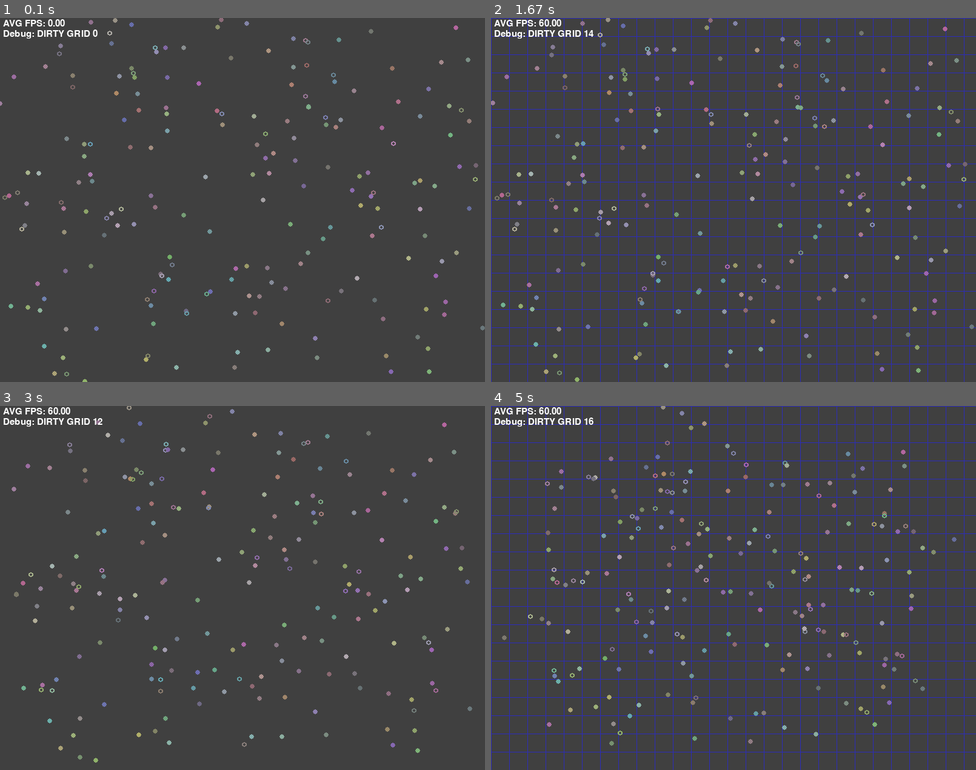
Above: before the commit, frames 1-4 (two rows, left to right).
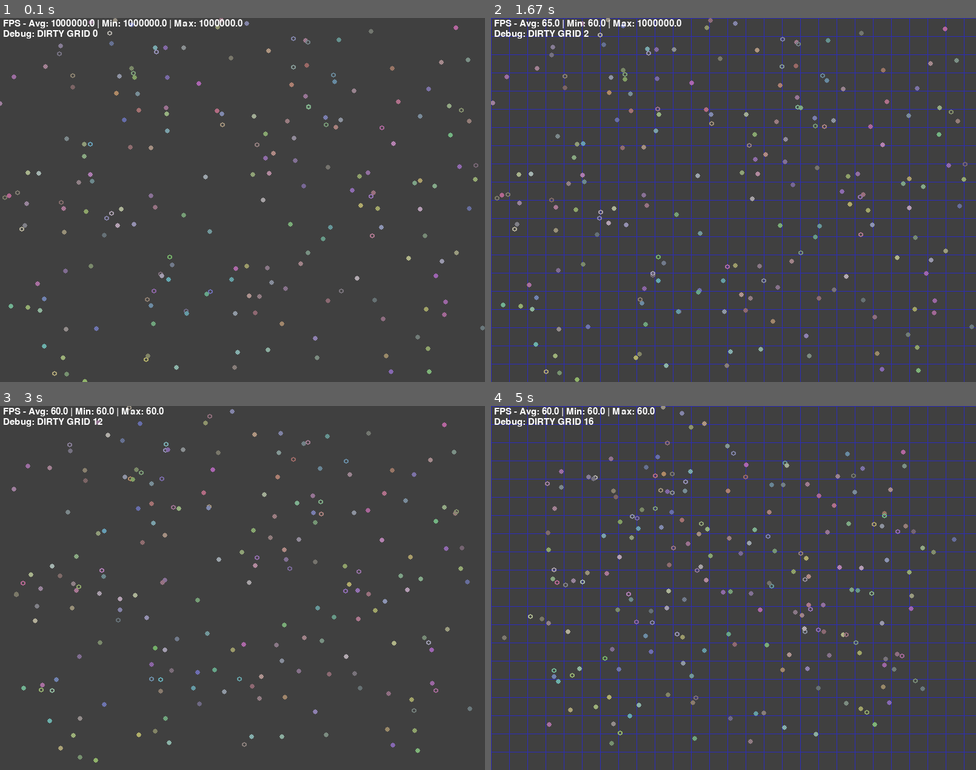
Above: after the commit, the same moments.

Repository: yangyu19840716/YYPygame
Game: pygame game, started from src/Main.py
Same seed, same stepped clock (60 frames per second), same inputs: the game is played once before the commit and once after it.
Inputs (mouse positions are in pixels of both pictures, inside the frame that each line leads up to):
- Up to frame 1 (0.1 s): no input
- Up to frame 2 (1.67 s): tap Space at 0.33 s; press the mouse at (791, 232) at 0.7 s; move the mouse to (699, 149) at 0.8 s; release the mouse at (607, 65) at 0.93 s; hold Esc 1-1.47 s; press the mouse at (791, 232) at 1.53 s; move the mouse to (723, 156) at 1.63 s
- Up to frame 3 (3 s): release the mouse at (164, 467) at 1.77 s; hold Esc 1.83-2.3 s; tap Space at 2.33 s; hold Space from 2.67 s (still down)
- Up to frame 4 (5 s): release Space at 3.13 s; tap Space at 3.17, 3.5 s; hold Space 3.83-4.3 s; hold Space 4.33-4.8 s; press the mouse at (791, 620) at 4.87 s; move the mouse to (680, 566) at 4.97 s

The runs differ from the first frame. In frame 1, 0.7% of the frame differs, in the area x 0-99%, y 0-99%; in frame 2, 0.5%; in frame 3, 0.4%; in frame 4, 0.5%.

Commit message:
使用 AI 优化一下结构

Diff:
--- a/src/Actor.py
+++ b/src/Actor.py
@@ -40,6 +40,7 @@
 		self.my_leader = None				# 通常为
 		# self.grid_followers = []  		# grid list, 被 leader 指定为 nearest_neighbour, 改变 grid 的时候重置
 		self.is_leader = False  			# 被 grid 指定为 leader_actor, 改变 grid 的时候重置
+		self.is_assistant = False			# 被 grid 指定为 assistant_actor, 改变 grid 的时候重置
 		self.grid = None
 		self.actor_dirty = True  			# 位置改变会 dirty
 		self.picked = False
@@ -116,62 +117,52 @@
 		self.actor_speed_dir.normalize()
 
 	# 根据目标距离更新速度，目标远加速，直到速度上限，距离近减速
-	def update_speed(self, length_squared):
-		dis2_f = 0.04
-		speed_f = 0.5
-
-		if self.actor_speed > 0 and length_squared / (self.actor_speed * self.actor_speed) < dis2_f:
-			self.actor_speed *= speed_f
+	def update_speed(self, length_squared, dt):
+		if self.actor_speed > 0 and length_squared < 0.04 * (self.actor_speed * self.actor_speed):
+			self.actor_speed *= 0.5
 		else:
-			self.actor_speed += SPEED_ACC_RATE * Const.ENGINE.frame_time
+			self.actor_speed += SPEED_ACC_RATE * dt
 
 		if self.actor_speed > MAX_SPEED:
 			self.actor_speed = MAX_SPEED
 
-	def update(self):
+	def update(self, dt):
 		if self.target_pos is None:
 			return
 
-		dt = Const.ENGINE.frame_time
+		# Calculate potential movement
+		move_vec = self.actor_speed_dir * (self.actor_speed * dt)
 
-		self.actor_pos.x = self.actor_pos.x + self.actor_speed_dir.x * self.actor_speed * dt
-		self.actor_pos.y = self.actor_pos.y + self.actor_speed_dir.y * self.actor_speed * dt
-		dx = self.actor_pos.x - self.draw_pos.x
-		dy = self.actor_pos.y - self.draw_pos.y
-		d2 = dx * dx + dy * dy
+		# Apply movement
+		self.actor_pos += move_vec
 
+		# Boundary wrap
+		self.actor_pos.x %= Const.WIDTH
+		self.actor_pos.y %= Const.HEIGHT
+
+		# Target direction and distance
 		target_dir = self.target_pos - self.actor_pos
 		dis2 = target_dir.length_squared()
 
-		if d2 > dis2:
-			self.draw_pos.x, self.draw_pos.y = self.actor_pos.x, self.actor_pos.y = self.target_pos.x, self.target_pos.y
-			self.actor_speed_dir.x = self.actor_speed_dir.y = 0
-			# self.speed_dir_n.x = self.speed_dir_n.y = 0
+		# Check if reached target
+		if move_vec.length_squared() > dis2:
+			self.actor_pos = Vector2(self.target_pos)
+			self.draw_pos = Vector2(self.target_pos)
+			self.actor_speed_dir = Vector2(0, 0)
 			self.actor_speed = 0
 			self.target_pos = None
 			self.actor_dirty = True
-
 			self.rand_target()
 			return
 
-		if self.actor_pos.x > Const.WIDTH:
-			self.actor_pos.x -= int(self.actor_pos.x / Const.WIDTH) * Const.WIDTH
-		elif self.actor_pos.x < 0:
-			self.actor_pos.x += (int(-self.actor_pos.x / Const.WIDTH) + 1) * Const.WIDTH
-		if self.actor_pos.y > Const.HEIGHT:
-			self.actor_pos.y -= int(self.actor_pos.y / Const.HEIGHT) * Const.HEIGHT
-		elif self.actor_pos.y < 0:
-			self.actor_pos.y += (int(-self.actor_pos.y / Const.HEIGHT) + 1) * Const.HEIGHT
-
-		if d2 > 0.5:
-			# 小于一个像素不移动
-			self.draw_pos.x, self.draw_pos.y = self.actor_pos.x, self.actor_pos.y
+		# Fix: Use cumulative distance from last draw position instead of single-frame delta
+		# This ensures movement is visible even at very high FPS where single-frame delta is tiny
+		if (self.actor_pos - self.draw_pos).length_squared() > 0.04:
+			self.draw_pos = Vector2(self.actor_pos)
 			self.actor_dirty = True
 
 		if dis2 > 0:
-			# if Actor.RAND_SPEED_DIR:
-			# 	self.rand_speed(target_dir)
-			self.update_speed(dis2)
+			self.update_speed(dis2, dt)
 
 	def in_actor(self, x, y):
 		size = SIZE + PICK_SIZE_EXTEND
@@ -187,14 +178,20 @@
 		self.picked = False
 
 	def draw(self):
-		w = 2
-		if self.is_leader:
-			w = 4
-		Graph.draw_circle(self.draw_pos, self.draw_size, w, self.draw_color)
+		width = 4 if self.is_leader else 2
+		pygame.draw.circle(Graph.screen, self.draw_color, self.draw_pos, self.draw_size, width)
 
 	def get_neighbours_from_grid(self):
 		neighbours = list(self.grid.actors_in_grid)
+		main_grid_actor_num = len(neighbours)
+		has_assistant = main_grid_actor_num > 1
+		assistant_range = 0
+		assistant_dis = None
+		if len(self.grid.grid_neighbours):
+			assistant_dis = self.grid.grid_neighbours[0]
 		for neighbour_grids in self.grid.grid_neighbours:
+			if assistant_dis == neighbour_grids[0]:
+				assistant_range += len(neighbour_grids[1])
 			for neighbour_grid in neighbour_grids[1]:
 				neighbours.extend(neighbour_grid.actors_in_grid)
 
--- a/src/Core/Const.py
+++ b/src/Core/Const.py
@@ -16,11 +16,7 @@
 VISION_SIZE = 120  # 单位: pixel
 ACTOR_NUM = 200
 
-ENGINE = None
-SCREEN = None
-SCENE = None
-GAME = None
-
+# Path configuration
 ROOT_PATH = os.getcwd() + '/'
-RES_PATH = ROOT_PATH + 'res'
-TMP_PATH = ROOT_PATH + 'tmp'
+RES_PATH = os.path.join(ROOT_PATH, 'res')
+TMP_PATH = os.path.join(ROOT_PATH, 'tmp')
--- a/src/Core/Engine.py
+++ b/src/Core/Engine.py
@@ -3,6 +3,7 @@
 import pygame
 import time
 from Core import Const
+from Core.Graph import Graph
 from Core.Singleton import Singleton
 
 L_MOUSE_BUTTON = 1
@@ -10,19 +11,18 @@
 R_MOUSE_BUTTON = 3
 
 
-def get_debug_module():
-	try:
-		import Debug
-		Debug.import_all()
-		return Debug
-	except ImportError:
-		print('DebugModule is disabled.')
-		# import traceback
-		# traceback.print_exc()
-		return None
+DebugModule = None
 
-
-DebugModule = get_debug_module()
+def ensure_debug_module():
+	global DebugModule
+	if DebugModule is None:
+		try:
+			import Debug
+			Debug.import_all()
+			DebugModule = Debug
+		except (ImportError, AttributeError) as e:
+			print(f'DebugModule is disabled: {e}')
+			DebugModule = None
 
 
 # noinspection PyUnusedLocal
@@ -54,15 +54,13 @@
 
 		self._lock_fps = do_nothing
 		self.pick = do_nothing
+		self.cancel_callback = do_nothing
 
-	def init(self):
+	def init_display(self):
 		self.screen = pygame.display.set_mode((self.screen_width, self.screen_height))
+		Graph.init(self.screen)
 
-		# self.screen.fill(self.bg_color)
-
-		Const.ENGINE = self
-		Const.SCREEN = self.screen
-
+	def init_ticks(self):
 		self._logic = self.logic_tick
 		self._draw = self.draw_tick
 		if self.frame_lock:
@@ -77,17 +75,6 @@
 		else:
 			self.pause()
 
-	@staticmethod
-	def cancel():
-		scene = Const.SCENE
-		if scene.picked_actor:
-			scene.picked_actor.unpick()
-			scene.picked_actor = None
-
-		if scene.picked_grid:
-			scene.picked_grid.unpick()
-			scene.picked_grid = None
-
 	def pause(self):
 		self.is_pause = True
 		self._logic = do_nothing
@@ -97,28 +84,21 @@
 		self._logic = self.logic_tick
 
 	def _input_process(self):
-		keys_up = pygame.event.get(pygame.KEYUP)
-		mouse_keys_down = pygame.event.get(pygame.MOUSEBUTTONDOWN)
-		mouse_keys_up = pygame.event.get(pygame.MOUSEBUTTONUP)
-
-		# 按键处理，响应up防止重复触发。
-		for event in keys_up:
-			if event.key == pygame.K_SPACE:
-				self.pause_or_resume()
-				return
-			if event.key == pygame.K_ESCAPE:
-				self.cancel()
-				return
-
-		# 鼠标处理
-		if self.mouse_start_pos is None:
-			for event in mouse_keys_down:
+		# Unified event processing to keep queue healthy at high FPS
+		events = pygame.event.get()
+		for event in events:
+			if event.type == pygame.KEYUP:
+				if event.key == pygame.K_SPACE:
+					self.pause_or_resume()
+					return
+				elif event.key == pygame.K_ESCAPE:
+					self.cancel_callback()
+					return
+			elif event.type == pygame.MOUSEBUTTONDOWN:
 				if event.button == L_MOUSE_BUTTON:
 					self.mouse_end_pos = None
 					self.mouse_start_pos = event.pos
-
-		if self.mouse_end_pos is None:
-			for event in mouse_keys_up:
+			elif event.type == pygame.MOUSEBUTTONUP:
 				if event.button == L_MOUSE_BUTTON:
 					self.mouse_end_pos = event.pos
 					self.mouse_start_pos = None
@@ -132,13 +112,19 @@
 			crt_t = time.time()
 			self.frame_time = crt_t - self.last_time
 			self.last_time = crt_t
+			# Clamp dt to avoid extreme spikes/underflows at uncapped FPS
+			if self.frame_time < 1e-6:
+				self.frame_time = 1e-6
+			elif self.frame_time > 0.05:
+				self.frame_time = 0.05
 
 			self._input_process()
 
-			self._logic()
+			self._logic(self.frame_time)
 
 			self.screen.fill(self.bg_color)
 			self._draw()
+			ensure_debug_module()
 			DebugModule and DebugModule.DebugDraw.show_debug_text()
 			pygame.display.flip()
 
--- a/src/Core/Graph.py
+++ b/src/Core/Graph.py
@@ -9,32 +9,38 @@
 
 class Graph:
 	font_size = 22
-	font = pygame.font.Font(None, font_size)
+	font = None
+	screen = None
+
+	@staticmethod
+	def init(screen):
+		Graph.screen = screen
+		Graph.font = pygame.font.Font(None, Graph.font_size)
 
 	@staticmethod
 	def draw_rect_xy(x, y, w, h, color=Const.WHITE):
-		pygame.draw.rect(Const.SCREEN, color, (x, y, w, h))
+		pygame.draw.rect(Graph.screen, color, (x, y, w, h))
 
 	@staticmethod
 	def draw_rect(pos1, pos2, color=Const.WHITE):
 		dis = (pos2 - pos1)
-		pygame.draw.rect(Const.SCREEN, color, (pos1.x, pos1.y, dis.x, dis.y))
+		pygame.draw.rect(Graph.screen, color, (pos1.x, pos1.y, dis.x, dis.y))
 
 	@staticmethod
 	def draw_circle_xy(pos_x, pos_y, r, w=1, color=Const.WHITE):
-		pygame.draw.circle(Const.SCREEN, color, (pos_x, pos_y), r, w)
+		pygame.draw.circle(Graph.screen, color, (pos_x, pos_y), r, w)
 
 	@staticmethod
 	def draw_circle(pos, r, w=1, color=Const.WHITE):
-		pygame.draw.circle(Const.SCREEN, color, pos, r, w)
+		pygame.draw.circle(Graph.screen, color, pos, r, w)
 
 	@staticmethod
 	def draw_line_xy(pos1_x, pos1_y, pos2_x, pos2_y, w=1, color=Const.WHITE):
-		pygame.draw.line(Const.SCREEN, color, (pos1_x, pos1_y), (pos2_x, pos2_y), w)
+		pygame.draw.line(Graph.screen, color, (pos1_x, pos1_y), (pos2_x, pos2_y), w)
 
 	@staticmethod
 	def draw_line(pos1, pos2, w=1, color=Const.WHITE):
-		pygame.draw.line(Const.SCREEN, color, pos1, pos2, w)
+		pygame.draw.line(Graph.screen, color, pos1, pos2, w)
 
 	@staticmethod
 	def set_font_size(size):
@@ -44,15 +50,15 @@
 	@staticmethod
 	def draw_text_xy(text, pos_x=0, pos_y=0, color=Const.WHITE):
 		image = Graph.font.render(text, True, color)
-		Const.SCREEN.blit(image, (pos_x, pos_y))
+		Graph.screen.blit(image, (pos_x, pos_y))
 
 	@staticmethod
 	def draw_text(text, pos, color=Const.WHITE):
 		image = Graph.font.render(text, True, color)
-		Const.SCREEN.blit(image, pos)
+		Graph.screen.blit(image, pos)
 
 	@staticmethod
 	def draw_line_text(text, line=0, color=Const.WHITE):
 		image = Graph.font.render(text, True, color)
 		y = DRAW_LINE_TEXT_OFFSET_Y + line * Graph.font.get_linesize()
-		Const.SCREEN.blit(image, (DRAW_LINE_TEXT_OFFSET_X, y))
+		Graph.screen.blit(image, (DRAW_LINE_TEXT_OFFSET_X, y))
--- a/src/Debug/DebugDraw.py
+++ b/src/Debug/DebugDraw.py
@@ -1,29 +1,40 @@
 # -*- coding:utf-8 -*-
 
 import time
+from collections import deque
 from Core import Const
 from Core.Graph import Graph
 
+
 # ======================================= show_fps ==========================================
-FPS_AVG_FRAME_NUM = 10  # FPS 多少帧刷新一次。 取均值。
+FPS_AVG_FRAME_NUM = 100  # 统计窗口大小
 FPS_LINE = 0
 MSG_LINE = 1
 
-_crt_frame = 0
-_last_frame_time = 0
-_frames_time = 0
-
+_frame_times = deque(maxlen=FPS_AVG_FRAME_NUM)
+_last_time = time.time()
+_last_display_time = 0.0
+_fps_msg = ''
 
 def show_fps():
-	global _crt_frame, _last_frame_time, _frames_time
-	_crt_frame += 1
-	crt_frame = _crt_frame % FPS_AVG_FRAME_NUM
-	if crt_frame == 1:
-		t = time.time()
-		_frames_time = t - _last_frame_time
-		_last_frame_time = t
+	global _last_time, _last_display_time, _fps_msg
+	current_time = time.time()
+	dt = current_time - _last_time
+	_last_time = current_time
+	if dt <= 0:
+		dt = 1e-6
+	_frame_times.append(dt)
+	if current_time - _last_display_time >= 1.0:
+		avg_dt = sum(_frame_times) / len(_frame_times) if _frame_times else 0.0
+		avg_fps = (1.0 / avg_dt) if avg_dt > 0 else 0.0
+		fps_values = [1.0 / t for t in _frame_times if t > 0]
+		min_fps = min(fps_values) if fps_values else 0.0
+		max_fps = max(fps_values) if fps_values else 0.0
+		_fps_msg = "FPS - Avg: %.1f | Min: %.1f | Max: %.1f" % (avg_fps, min_fps, max_fps)
 
-	Graph.draw_line_text("AVG FPS: %.2f" % (FPS_AVG_FRAME_NUM / float(_frames_time)), FPS_LINE)
+		_last_display_time = current_time
+
+	Graph.draw_line_text(_fps_msg, FPS_LINE)
 
 
 def show_msg():
@@ -48,11 +59,15 @@
 
 	neighbours = actor.get_neighbours_from_grid()
 	if neighbours:
-		for neighbour in neighbours[1:]:
+		for neighbour in neighbours:
 			Graph.draw_line(actor.actor_pos, neighbour.actor_pos, 2, NEIGHBOURS_COLOR)
 
+		ref_actor = neighbours[0]
+		if actor.is_leader and len(neighbours) > 1:
+			ref_actor = neighbours[1]
+
 		# 最后画这个防止被覆盖
-		Graph.draw_line(actor.actor_pos, neighbours[0].actor_pos, 2, NEAREST_NEIGHBOUR_COLOR)
+		Graph.draw_line(actor.actor_pos, ref_actor.actor_pos, 2, NEAREST_NEIGHBOUR_COLOR)
 
 
 def show_target(actor):
@@ -117,7 +132,8 @@
 
 
 def show_grid(scene, grid_size_w, grid_size_h):
-	if not Const.ENGINE.is_pause:
+	from Core.Engine import Engine
+	if not Engine.instance.is_pause:
 		return
 
 	show_grid_line(scene, grid_size_w, grid_size_h)
--- a/src/Debug/__init__.py
+++ b/src/Debug/__init__.py
@@ -1,4 +1,4 @@
 # -*- coding:utf-8 -*-
 
 def import_all():
-	from Debug import DebugDraw
+	from . import DebugDraw
--- a/src/Game.py
+++ b/src/Game.py
@@ -6,24 +6,25 @@
 from Scene import Scene
 
 BG_COLOR = (64, 64, 64)
-FPS = 60.0
+FPS = 0
 
 
 class Game(Singleton):
 	def __init__(self):
 		super(Game, self).__init__()
 
-		Const.GAME = self
 		engine = Engine()
 		engine.bg_color = BG_COLOR
+		engine.init_display()
 
 		self.scene = Scene()
 
 		engine.logic_tick = self.scene.update
 		engine.draw_tick = self.scene.draw
 		engine.pick = self.scene.pick
+		engine.cancel_callback = self.scene.cancel
 		engine.frame_lock = FPS
-		engine.init()
+		engine.init_ticks()
 		# engine.pause()
 
 		self.run = engine.loop
--- a/src/Grid.py
+++ b/src/Grid.py
@@ -12,6 +12,7 @@
 	# 格子大小使用整型，提高格子计算效率
 	grid_size_w = Const.GRID_SIZE
 	grid_size_h = Const.GRID_SIZE
+	neighbour_offset_groups = None
 
 	def __init__(self):
 		self.index_x = None
@@ -20,22 +21,30 @@
 		self.right_bottom = Vector2()
 		self.grid_pos = Vector2()
 		self.actors_in_grid = []
-		self.grid_neighbours = []  	# [(dis 1, grid list 1), (dis 2, grid list 2), ...] neighbour按距离分组
-		self.leader_actor = None    # actor
-		self.grid_dirty = True		# actors 改变时 grid dirty
+		self.grid_neighbours = []  		# [(dis 1, grid list 1), (dis 2, grid list 2), ...] neighbour按距离分组
+		self.leader_actor = None    	# actor
+		self.assistant_actor = None		# actor
+		self.grid_dirty = True			# actors 改变时 grid dirty
 		self.picked = False
+		self.left = 0
+		self.right = 0
+		self.top = 0
+		self.bottom = 0
 
 		self.init_neighbours = self.init_neighbours_round
 
 	def init_pos(self, x, y):
 		self.index_x, self.index_y = x, y
-		self.left_top.x, self.left_top.y = x * Grid.grid_size_w, y * Grid.grid_size_h
-		self.right_bottom.x, self.right_bottom.y = (x + 1) * Grid.grid_size_w, (y + 1) * Grid.grid_size_h
-		self.grid_pos.x, self.grid_pos.y = (x + 0.5) * Grid.grid_size_w, (y + 0.5) * Grid.grid_size_w,
+		self.left = x * Grid.grid_size_w
+		self.top = y * Grid.grid_size_h
+		self.right = (x + 1) * Grid.grid_size_w
+		self.bottom = (y + 1) * Grid.grid_size_h
+		self.left_top.x, self.left_top.y = self.left, self.top
+		self.right_bottom.x, self.right_bottom.y = self.right, self.bottom
+		self.grid_pos.x, self.grid_pos.y = (x + 0.5) * Grid.grid_size_w, (y + 0.5) * Grid.grid_size_h
 
-	def init_neighbours_square(self):
+	def init_neighbours_square(self, grids, grid_num_w, grid_num_h):
 		x, y = self.index_x, self.index_y
-		grid_num_w, grid_num_h = Const.SCENE.grid_num_w, Const.SCENE.grid_num_h
 		gird_in_vision = int(Const.VISION_SIZE / Const.GRID_SIZE) + 1
 		for i in range(1, gird_in_vision):
 			neighbours = []
@@ -46,11 +55,11 @@
 
 				yyy = y - i
 				if yyy >= 0:
-					grid = Const.SCENE.grids[xxx][yyy]
+					grid = grids[xxx][yyy]
 					neighbours.append(grid)
 				yyy = y + i
 				if yyy < grid_num_h:
-					grid = Const.SCENE.grids[xxx][yyy]
+					grid = grids[xxx][yyy]
 					neighbours.append(grid)
 			for yy in range(-i + 1, i):
 				yyy = y + yy
@@ -59,45 +68,47 @@
 
 				xxx = x - i
 				if xxx >= 0:
-					grid = Const.SCENE.grids[xxx][yyy]
+					grid = grids[xxx][yyy]
 					neighbours.append(grid)
 				xxx = x + i
 				if xxx < grid_num_w:
-					grid = Const.SCENE.grids[xxx][yyy]
+					grid = grids[xxx][yyy]
 					neighbours.append(grid)
 
 			self.grid_neighbours.append((i, neighbours))
 
-	def init_neighbours_round(self):
-		scene = Const.SCENE
+	def init_neighbours_round(self, grids, grid_num_w, grid_num_h):
 		vision_size = Const.VISION_SIZE
-		grid_in_vision = int(vision_size / Const.GRID_SIZE) + 1
-		grid_num_w, grid_num_h = Const.SCENE.grid_num_w, Const.SCENE.grid_num_h
-		vision2 = vision_size * vision_size
-		visions = range(-grid_in_vision + 1, grid_in_vision)
 		merge_precision = 1.0 / MERGE_PRECISION
-		neighbours = {}
-		for i in visions:
-			for j in visions:
-				if i == 0 and j == 0:
-					continue
 
-				x = self.index_x + i
-				y = self.index_y + j
+		if Grid.neighbour_offset_groups is None:
+			grid_in_vision_w = int(vision_size / Grid.grid_size_w) + 1
+			grid_in_vision_h = int(vision_size / Grid.grid_size_h) + 1
+			groups = {}
+			for di in range(-grid_in_vision_w + 1, grid_in_vision_w):
+				for dj in range(-grid_in_vision_h + 1, grid_in_vision_h):
+					if di == 0 and dj == 0:
+						continue
+					dx = di * Grid.grid_size_w
+					dy = dj * Grid.grid_size_h
+					dis2 = dx * dx + dy * dy
+					if dis2 <= vision_size * vision_size:
+						key = int(dis2 * merge_precision)
+						groups.setdefault(key, []).append((di, dj))
+			Grid.neighbour_offset_groups = sorted(groups.items(), key=lambda x: x[0])
+
+		neighbours = []
+		for key, offset_list in Grid.neighbour_offset_groups:
+			group = []
+			for di, dj in offset_list:
+				x = self.index_x + di
+				y = self.index_y + dj
 				if x < 0 or y < 0 or x >= grid_num_w or y >= grid_num_h:
 					continue
-
-				grid = scene.grids[x][y]
-				dis2 = (grid.grid_pos - self.grid_pos).length_squared()
-				if dis2 <= vision2:
-					key_dis = int(dis2 * merge_precision)
-					neighbour_list = neighbours.get(key_dis, None)
-					if neighbour_list:
-						neighbour_list.append(grid)
-					else:
-						neighbours[key_dis] = [grid]
-
-		self.grid_neighbours = Utility.sorted_dict_by_key(neighbours)
+				group.append(grids[x][y])
+			if group:
+				neighbours.append((key, group))
+		self.grid_neighbours = neighbours
 
 	@staticmethod
 	def pos_to_grid(x, y):
--- a/src/Rule.py
+++ b/src/Rule.py
@@ -37,10 +37,10 @@
 
 @rule_def(Actor, 'MOVE', condition=[is_not_a_leader], exec=Tick)
 def keep_distance(actor):
-	if not actor.nearest_neighbour:
+	if not actor.my_leader:
 		return
 
-	vec = actor.grid_pos - actor.nearest_neighbour.grid_pos
+	vec = actor.grid_pos - actor.my_leader.grid_pos
 	dis = vec.length()
 	new_speed_vec = vec.normalize()
 	speed = MIN_ACTOR_DIS - dis
--- a/src/Scene.py
+++ b/src/Scene.py
@@ -5,7 +5,7 @@
 from Core import Const
 from Actor import Actor
 from Core.Singleton import Singleton
-from Core.Engine import Engine, DebugModule
+from Core.Engine import Engine
 from Grid import Grid
 import Rule
 # from RuleManager import RuleManager
@@ -14,8 +14,6 @@
 class Scene(Singleton):
 	def __init__(self):
 		super(Scene, self).__init__()
-
-		Const.SCENE = self
 
 		self.map_w = Const.WIDTH
 		self.map_h = Const.HEIGHT
@@ -41,7 +39,7 @@
 		for x in range(self.grid_num_w):
 			for y in range(self.grid_num_h):
 				grid = self.grids[x][y]
-				grid.init_neighbours()
+				grid.init_neighbours(self.grids, self.grid_num_w, self.grid_num_h)
 				self.grid_to_update.append(grid)
 
 		self.actor_num = Const.ACTOR_NUM
@@ -61,41 +59,42 @@
 	def get_grid(self, index_x, index_y):
 		return self.grids[index_x][index_y]
 
-	def update(self):
-		self.update_actors()
+	def update(self, dt):
+		self.update_actors(dt)
 		self.update_grids()
 
-	def update_actors(self):
+	def update_actors(self, dt):
 		# 更新 actor
 		for actor in self.actors:
-			actor.update()
+			actor.update(dt)
 			if not actor.actor_dirty:
 				continue
 
-			x, y = int(actor.actor_pos.x / Grid.grid_size_w), int(actor.actor_pos.y / Grid.grid_size_h)
 			grid = actor.grid
+			# Fast check: skip if still within current grid (using pre-calculated boundaries)
+			if grid and grid.left < actor.actor_pos.x < grid.right and \
+			   grid.top < actor.actor_pos.y < grid.bottom:
+				# Even if within grid, we keep dirty=True so that draw_pos updates are respected
+				continue
+
+			# Calculate new grid index only when boundary is crossed
+			x, y = Grid.pos_to_grid(actor.actor_pos.x, actor.actor_pos.y)
 			new_grid = self.grids[x][y]
+
 			if grid != new_grid:
-				grid.actors_in_grid.remove(actor)
-				if not grid.grid_dirty:
-					self.grid_to_update.append(grid)
-					grid.grid_dirty = True
-
-				# for follower in actor.grid_followers:
-				# 	if not follower.leader_actor:
-				# 		continue
-				#
-				# 	follower.leader_actor.nearest_neighbour = None
-				# 	if follower.dirty:
-				# 		continue
-				#
-				# 	follower.dirty = True
-				# 	self.grid_to_update.append(follower)
-				# actor.grid_followers = []
+				if grid:
+					grid.actors_in_grid.remove(actor)
+					if not grid.grid_dirty:
+						self.grid_to_update.append(grid)
+						grid.grid_dirty = True
 
 				if actor.is_leader:
 					grid.leader_actor = None
 					actor.is_leader = False
+
+				if actor.is_assistant:
+					grid.assistant_actor = None
+					actor.is_assistant = False
 
 				new_grid.actors_in_grid.append(actor)
 				if not new_grid.grid_dirty:
@@ -104,6 +103,7 @@
 
 				actor.grid = new_grid
 
+			# Reset dirty flag after processing all logic for this frame
 			actor.actor_dirty = False
 
 	def update_grids(self):
@@ -112,19 +112,37 @@
 			actor_num = len(grid.actors_in_grid)
 			if actor_num == 0:
 				grid.leader_actor = None
+				grid.assistant_actor = None
 				continue
 
-			if not grid.leader_actor:
-				if actor_num > 1:
-					idx = random.choice(range(actor_num))
-					if idx != 0:
-						grid.actors_in_grid[0], grid.actors_in_grid[idx] = grid.actors_in_grid[idx], grid.actors_in_grid[0]
+			# Deterministic leader/assistant selection by proximity to grid center
+			center = grid.grid_pos
+			sorted_actors = sorted(grid.actors_in_grid, key=lambda a: (a.actor_pos - center).length_squared())
+			# reset previous flags
+			if grid.leader_actor:
+				grid.leader_actor.is_leader = False
+			if grid.assistant_actor:
+				grid.assistant_actor.is_assistant = False
+			grid.leader_actor = sorted_actors[0]
+			grid.leader_actor.is_leader = True
+			if actor_num > 1:
+				grid.assistant_actor = sorted_actors[1]
+				grid.assistant_actor.is_assistant = True
+			else:
+				grid.assistant_actor = None
 
-				grid.leader_actor = grid.actors_in_grid[0]
-				grid.leader_actor.is_leader = True
-
+		from Core.Engine import DebugModule
 		DebugModule and DebugModule.DebugDraw.add_dirty_grid(self.grid_to_update)
 		self.grid_to_update = []
+
+	def cancel(self):
+		if self.picked_actor:
+			self.picked_actor.unpick()
+			self.picked_actor = None
+
+		if self.picked_grid:
+			self.picked_grid.unpick()
+			self.picked_grid = None
 
 	def pick(self):
 		if not Engine.instance.is_pause:
@@ -154,6 +172,7 @@
 		self.picked_grid = grid
 
 	def draw(self):
+		from Core.Engine import DebugModule
 		DebugModule and DebugModule.DebugDraw.show_grid(self, Grid.grid_size_w, Grid.grid_size_h)
 
 		for actor in self.actors:
